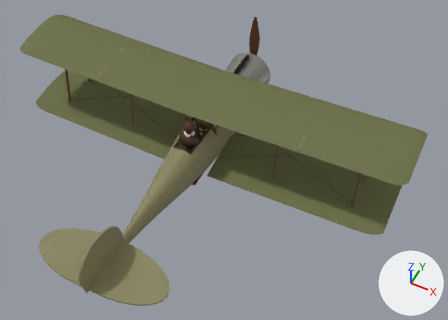
A saved change to the glTF model public/models/spad_vii.glb.
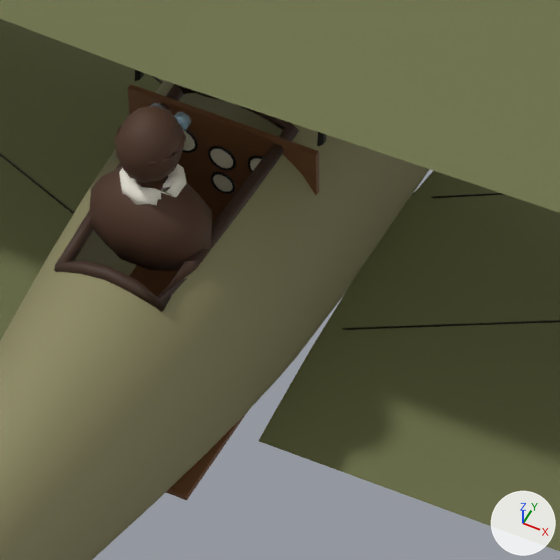
There are two pictures of each version: one whole from a 50 mm lens placed at (4.11, -7.8, 8.68), pointed at (0.64, -0.86, 0.0), one close up on the part from 37% to 57% of the width and 32% to 61% of the height. Arrows for +X, +Y and +Z are at lower right; the lights stay in place. The older version's two pictures come first. Where no turn or scale is listed for an object, it has been applied to the vertices. Vertices at exactly the same position are counted once.

The first close-up shows 'Coaming', 'CockpitInterior', 'Fuselage', 'Gauge_Alt', 'Gauge_Compass', 'Gauge_RPM', 'Gauge_Speed', 'Pilot_Figure', 'Wing_Lower_L', 'Wing_Lower_R', 'Wing_Upper_L', 'Wing_Upper_R', 'Wires' and 5 more.
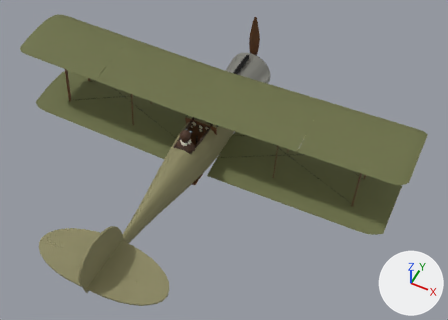
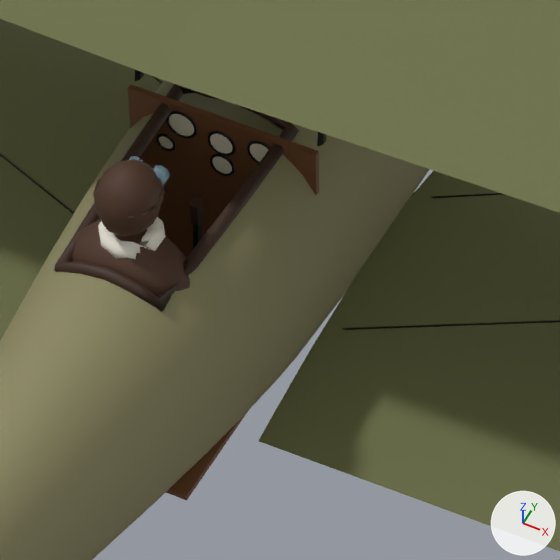
Changed parts and their boxes [x1, y1, x2, y2] in the close-ups (560 x 560 px):
'Pilot_Figure', moved: before [90, 103, 212, 271]; after [70, 156, 190, 297]
'Gauge_Alt', moved: before [211, 149, 233, 168]; after [210, 134, 233, 154]
'Gauge_RPM', moved: before [183, 132, 195, 151]; after [169, 114, 194, 136]
'Gauge_Compass', moved: before [213, 174, 233, 191]; after [212, 157, 232, 174]
'Gauge_Speed', moved: before [250, 158, 261, 170]; after [250, 144, 268, 162]

What the commit changed:
me_pilot_figure is used by ob_pilot_figure; location (0.0, 0.0, 0.0).
me_pilot_figure had 304 vertices, 588 faces and spanned x -0.205..0.205, y -1.145..-0.865, z 0.243..0.833.
me_pilot_figure now has 304 vertices, 588 faces and spans x -0.205..0.205, y -1.285..-1.005, z 0.143..0.733.
me_pilot_figure part 1: the whole mesh is moved by (0.0, -0.14, -0.1).
Object 'Gauge_Alt' (ob_gauge_alt) moves from (0.0, -0.568, 0.265) to (0.0, -0.568, 0.33).
Object 'Gauge_Compass' (ob_gauge_compass) moves from (0.0, -0.568, 0.155) to (0.0, -0.568, 0.235).
Object 'Gauge_RPM' (ob_gauge_rpm) moves from (-0.14, -0.568, 0.285) to (-0.14, -0.568, 0.35).
Object 'Gauge_Speed' (ob_gauge_speed) moves from (0.14, -0.568, 0.285) to (0.14, -0.568, 0.35).
